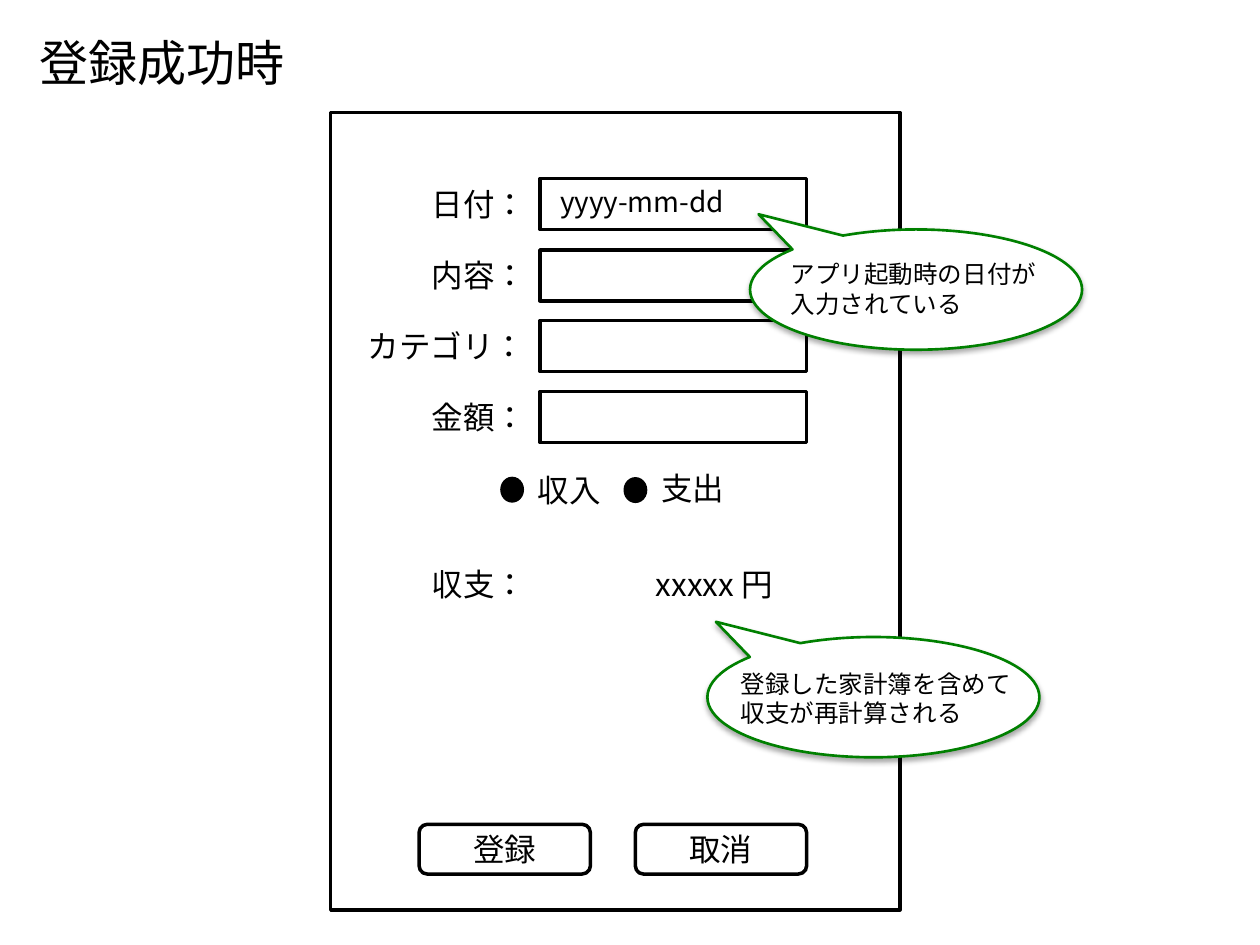
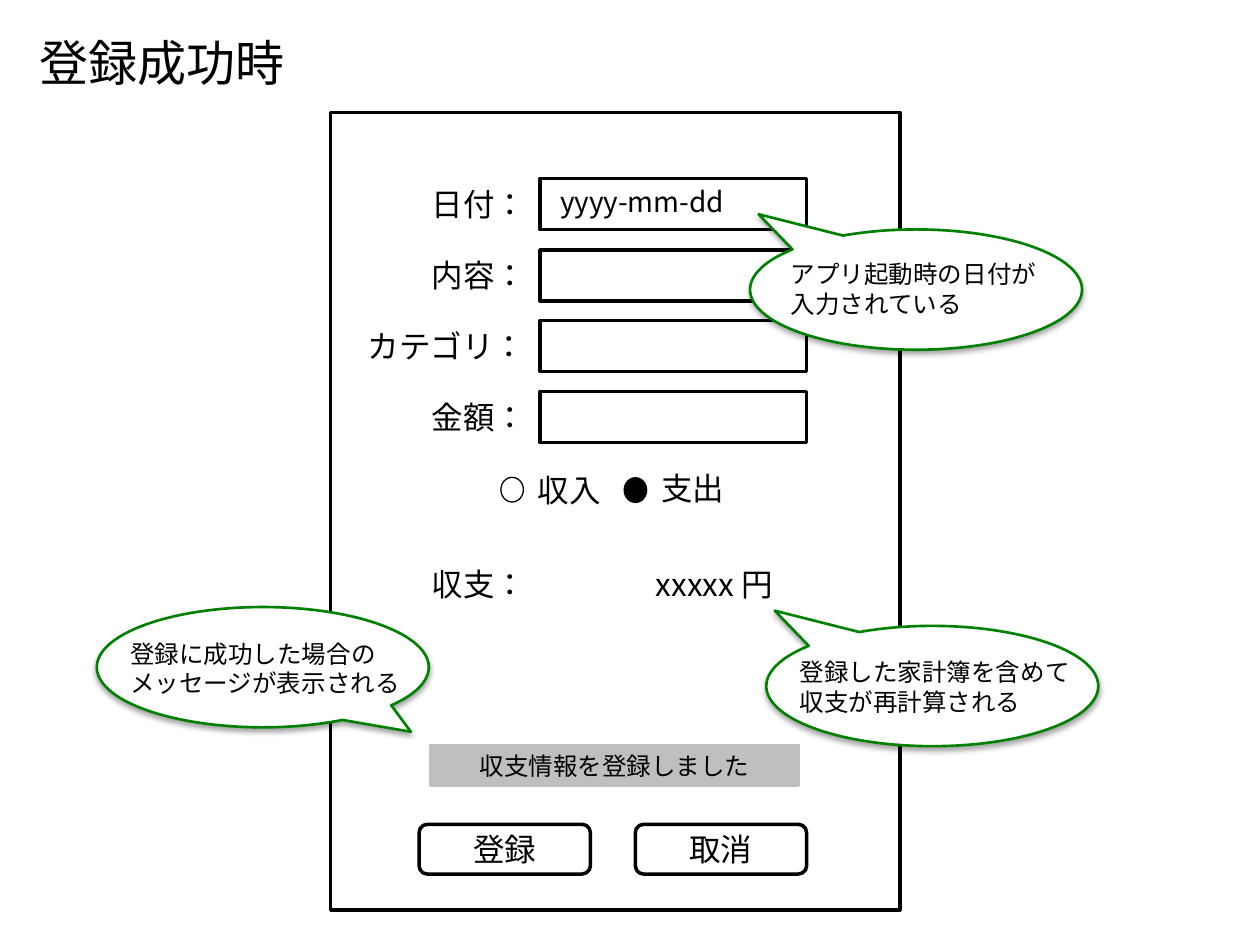
Before and after one commit to Leonis0813/chort, a slide deck: slide 4 of bin/adhafera.pptx (slide 3 before the commit). Drawn at 1260x945 pixels with LibreOffice and Linux fonts; fonts in the diff are those of the drawing. Boxes give left, top, right and bottom in pixels: in the first picture for what was removed or moved away, otherwise in the second. Text is boxed around its words. In the diff, an @@ line names an element or a change of style, - is before the commit and + after.

```diff
--- a/bin/adhafera.pptx
+++ b/bin/adhafera.pptx
@@ ellipse at [501,478,524,503]: fill #000000 to #FFFFFF @@
@@ speech bubble added at [97,607,430,727], fill #FFFFFF, outline #008000 1.5 pt @@
@@ speech bubble: place and size @@
-speech bubble at [707,638,1040,757]
+speech bubble at [766,626,1099,746]
@@ text added at [130,642,399,694], 14 pt, text #000000 @@
+登録に成功した場合の
+メッセージが表示される
@@ text "登録した家計簿を含めて": place and size @@
-text "登録した家計簿を含めて" at [741,672,1011,724]
+text "登録した家計簿を含めて" at [800,660,1070,713]
@@ rectangle added at [431,746,799,785], fill #BFBFBF, outline #BFBFBF 2 pt, 14 pt, text #000000 @@
+収支情報を登録しました
```
Also in this commit, not shown: 3 other slides changed, 1 slide added, 9 other files.
